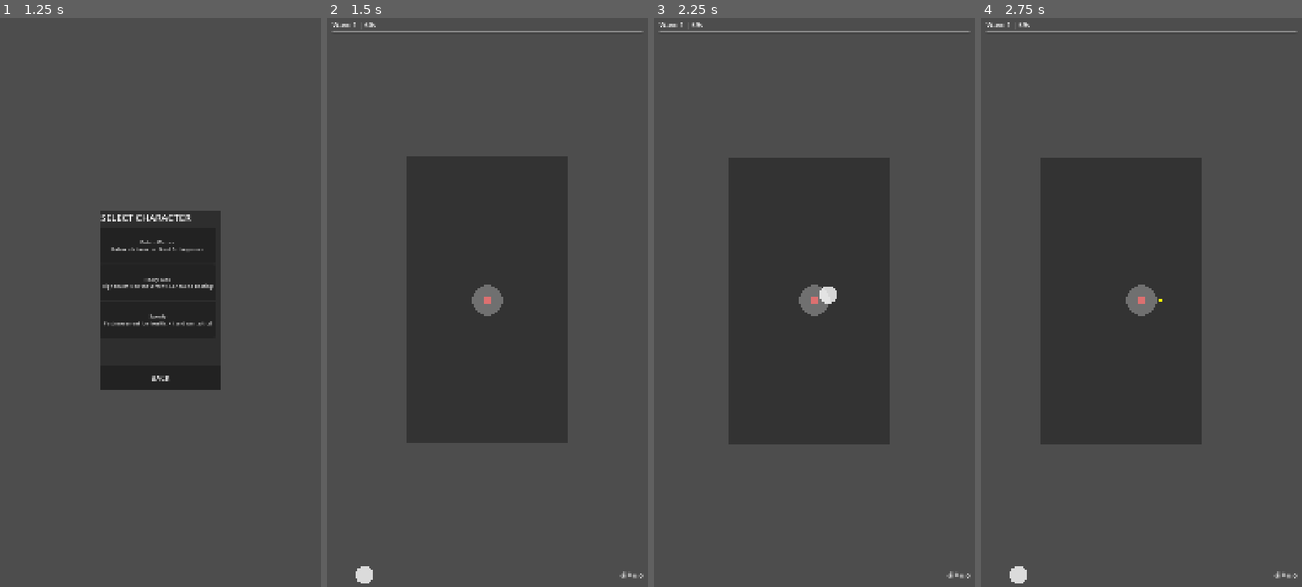
Above: before the commit, frames 1-4 (left to right).
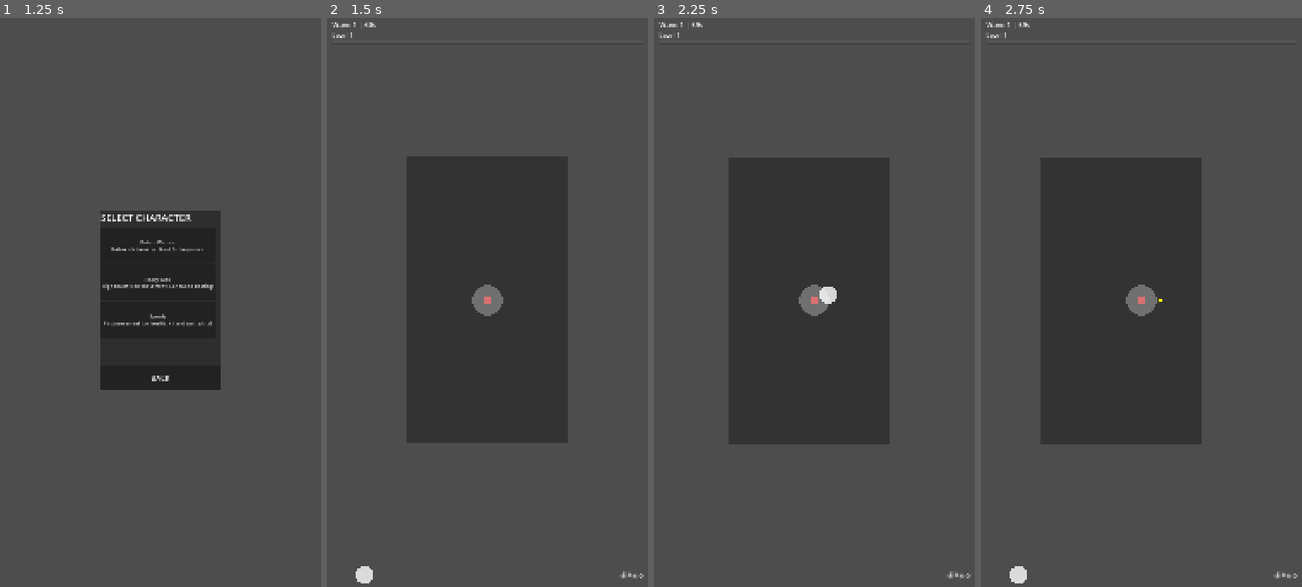
Above: after the commit, the same moments.

Repository: pengjipan/godot-minigame
Game: Godot game, scene res://scenes/menus/main_menu.tscn
Same seed, same stepped clock (60 frames per second), same inputs: the game is played once before the commit and once after it.
Inputs (mouse positions are in pixels of both pictures, inside the frame that each line leads up to):
- Up to frame 1 (1.25 s): click "START GAME" at 0.5 s
- Up to frame 2 (1.5 s): click "Potato Warrior Balanced chara…" at 1.25 s
- Up to frame 3 (2.25 s): move the mouse to (885, 274) at 2.02 s; hold Right (ui_right) from 2.03 s (still down); click (885, 274) at 2.17 s
- Up to frame 4 (2.75 s): keep holding Right (ui_right)

Frame 1 is identical in both runs. In frame 2, 0.3% of the frame differs, in the area x 1-99%, y 2-4%; in frame 3, 0.3%; in frame 4, 0.3%.
Error after the commit: Invalid access to property or key 'xp_required' on a base object of type 'Node (experience_manager.gd)'. (res://scenes/ui/game_hud.gd:84)

Commit message:
feat(ui): add XP bar and level display to HUD
Co-Authored-By: Claude Sonnet 4.6 (1M context) <noreply@anthropic.com>

Diff:
--- a/scenes/ui/game_hud.gd
+++ b/scenes/ui/game_hud.gd
@@ -5,6 +5,7 @@
 @onready var health_bar: ProgressBar = $MarginContainer/TopBar/HealthBar
 @onready var experience_bar: ProgressBar = $MarginContainer/TopBar/ExperienceBar
 @onready var wave_label: Label = $MarginContainer/TopBar/WaveLabel
+@onready var level_label: Label = $MarginContainer/TopBar/LevelLabel
 @onready var coin_label: Label = $MarginContainer/BottomBar/CoinLabel
 @onready var kill_label: Label = $MarginContainer/BottomBar/KillLabel
 @onready var virtual_joystick: VirtualJoystick = $MarginContainer/VirtualJoystick
@@ -27,8 +28,15 @@
 	EventBus.coin_collected.connect(_on_coin_collected)
 	EventBus.enemy_died.connect(_on_enemy_died)
 
+	# Connect to XP signals from ExperienceManager
+	EventBus.xp_gained.connect(_on_xp_gained)
+	EventBus.level_up.connect(_on_level_up)
+
 	# Connect joystick to player
 	virtual_joystick.input_changed.connect(_on_joystick_input)
+
+	# Initialize XP display
+	_update_xp_display()
 
 func _on_health_updated(current: int, max_val: int) -> void:
 	if health_bar:
@@ -64,3 +72,17 @@
 
 	if player and player.has_method("set_joystick_input"):
 		player.set_joystick_input(input_vector)
+
+func _on_xp_gained(current_xp: int, xp_required: int) -> void:
+	_update_xp_display()
+
+func _on_level_up(new_level: int) -> void:
+	_update_xp_display()
+
+func _update_xp_display() -> void:
+	if experience_bar:
+		experience_bar.max_value = ExperienceManager.xp_required
+		experience_bar.value = ExperienceManager.current_xp
+
+	if level_label:
+		level_label.text = "Level %d" % ExperienceManager.current_level
--- a/scenes/ui/game_hud.tscn
+++ b/scenes/ui/game_hud.tscn
@@ -27,6 +27,11 @@
 text = "HUD_WAVE"
 theme_override_font_sizes/font_size = 24
 
+[node name="LevelLabel" type="Label" parent="MarginContainer/TopBar"]
+layout_mode = 2
+text = "Level 1"
+theme_override_font_sizes/font_size = 20
+
 [node name="HealthBar" type="ProgressBar" parent="MarginContainer/TopBar"]
 layout_mode = 2
 max_value = 100.0
